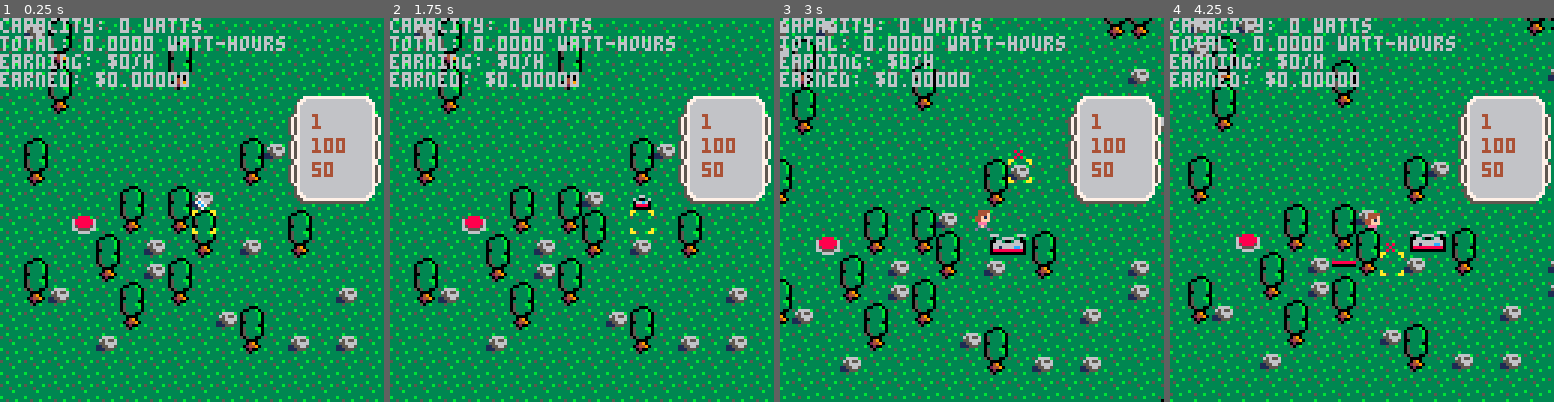
Above: before the commit, frames 1-4 (left to right).
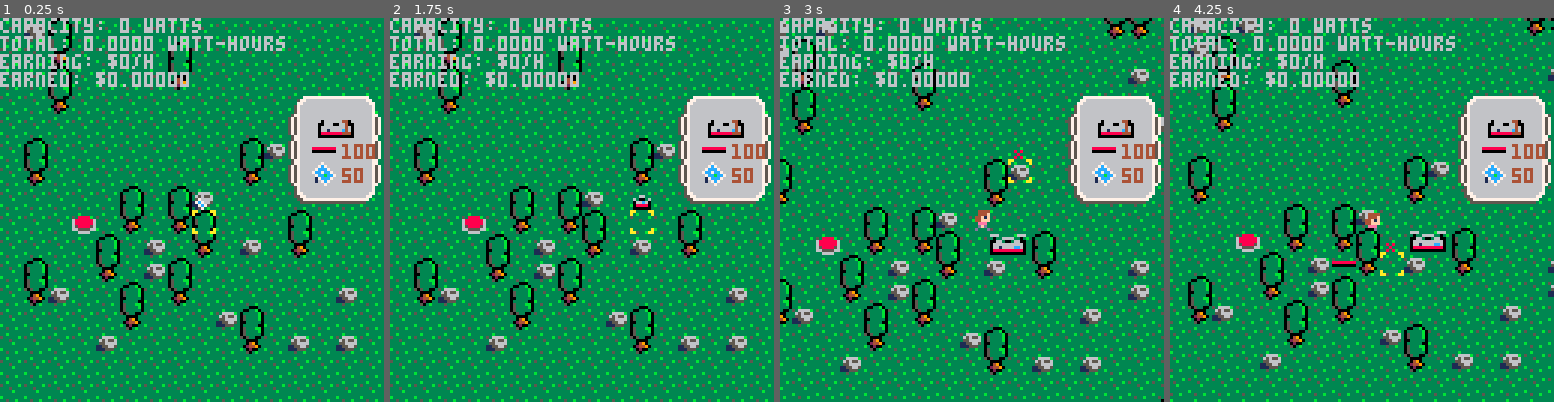
Above: after the commit, the same moments.

Repository: sargon2/pico8
Game: PICO-8 cartridge mine/solar_sally/solar_sally.p8
Same seed, same stepped clock (60 frames per second), same inputs: the game is played once before the commit and once after it.
Inputs (mouse positions are in pixels of both pictures, inside the frame that each line leads up to):
- Up to frame 1 (0.25 s): no input
- Up to frame 2 (1.75 s): tap X (X key) at 0.33, 1.07 s; click (670, 121) at 0.67 s; tap O (Z key) at 0.7, 1.7 s; click (436, 267) at 1.22 s; hold Right from 1.6 s (still down)
- Up to frame 3 (3 s): click (887, 114) at 1.77 s; tap X (X key) at 1.85, 2.97 s; release Right at 2.1 s; tap O (Z key) at 2.1, 2.5, 2.9 s; hold Up 2.15-2.42 s; click (952, 259) at 2.32 s; hold Right from 2.47 s (still down); click (1014, 106) at 2.87 s
- Up to frame 4 (4.25 s): release Right at 3.03 s; hold Left 3.08-3.58 s; tap O (Z key) at 3.3, 3.7, 4.1 s; click (1465, 256) at 3.42 s; hold Down 3.63-3.97 s; click (1231, 102) at 3.97 s; hold Right from 4.02 s (still down); tap X (X key) at 4.08 s

The runs differ from the first frame. In frame 1, 1.1% of the frame differs, in the area x 81-98%, y 25-44%; in frame 2, 1.1%; in frame 3, 1.1%; in frame 4, 1.1%.

Commit message:
Infra for drawing inventory

Diff:
--- a/mine/solar_sally/components/DrawFns.lua
+++ b/mine/solar_sally/components/DrawFns.lua
@@ -1,3 +1,5 @@
+-- TODO instead of having this, could we just use a universal function naming convention?
+
 DrawFns = {
     fns = {}, -- fns[ent_id] = fn
 }
@@ -6,8 +8,8 @@
     DrawFns.fns[ent_id] = fn
 end
 
-function DrawFns.drawTileAt(ent_id, x, y)
+function DrawFns.drawTileAt(ent_id, x, y, relative_to_screen)
     if(not DrawFns.fns[ent_id]) return
 
-    DrawFns.fns[ent_id](x, y, ent_id)
+    DrawFns.fns[ent_id](x, y, ent_id, relative_to_screen) -- TODO the args here are in a different order than the outer function
 end
--- a/mine/solar_sally/components/Sprites.lua
+++ b/mine/solar_sally/components/Sprites.lua
@@ -54,7 +54,15 @@
     return flr(num * 8) / 8
 end
 
-function Sprites.draw_relative_to_screen(s,x,y,width,height,flip_x)
+function Sprites.draw_relative_to_screen(s,x,y,width,height,flip_x) -- convenience
+    Sprites.draw_spr(s,x,y,width,height,flip_x,true)
+end
+
+function Sprites.draw_spr(s, x, y, width, height, flip_x, relative_to_screen)
+    if not relative_to_screen then
+        x, y = Sprites.convert_map_to_screen(x, y)
+    end
+
     -- Round location to the nearest pixel to prevent vibration when the player is moving
     x = round_to_nearest_pixel(x)
     y = round_to_nearest_pixel(y)
@@ -85,18 +93,24 @@
     end
 end
 
-function Sprites.draw_spr(s,x,y,width,height,flip_x)
+function Sprites.convert_map_to_screen(x, y)
     local char_x, char_y = SmoothLocations.get_location(Character.ent_id)
-    Sprites.draw_relative_to_screen(s,8+x-char_x,8+y-char_y,width,height,flip_x)
+    return 8+x-char_x, 8+y-char_y
 end
 
-function Sprites.set_pixel(x,y,xoffset,yoffset,c) -- TODO where should this live?
-    local char_x, char_y = SmoothLocations.get_location(Character.ent_id)
+function Sprites.set_pixel(x,y,xoffset,yoffset,c, relative_to_screen) -- TODO where should this live?
+    if not relative_to_screen then
+        x, y = Sprites.convert_map_to_screen(x, y)
+    end
     pset(
-        (8+x-char_x)*8+xoffset,
-        (8+y-char_y)*8+yoffset,
+        x*8+xoffset,
+        y*8+yoffset,
         c
     )
+end
+
+function Sprites.set_pixel_relative_to_screen(x,y,xoffset,yoffset,c) -- convenience -- TODO where should this live?
+    Sprites.set_pixel(x, y, xoffset, yoffset, c, true)
 end
 
 function Sprites.rect(x,y,xmin,ymin,xmax,ymax,c) -- TODO where should this live?
--- a/mine/solar_sally/entities/Panels.lua
+++ b/mine/solar_sally/entities/Panels.lua
@@ -17,7 +17,7 @@
             pluggable = true,
         }
     )
-    DrawFns.add(Panels.ent_id, Panels.draw_panel)
+    DrawFns.add(Panels.ent_id, Panels._draw)
 end
 
 function Panels._panel_at(x, y)
@@ -37,9 +37,9 @@
     return Panels.powered_panels:is_set(x, y)
 end
 
-function Panels.draw_panel(x, y)
-    Sprites.draw_spr(Sprite_ids["solar_panel"], x, y)
-    if Panels.powered_panels:is_set(x, y) then
-        Sprites.set_pixel(x,y,4,4,11)
+function Panels._draw(x, y, is_powered, relative_to_screen)
+    Sprites.draw_spr(Sprite_ids["solar_panel"], x, y, 1, 1, false, relative_to_screen)
+    if relative_to_screen or Panels.powered_panels:is_set(x, y) then
+        Sprites.set_pixel(x,y,4,4,11, relative_to_screen)
     end
 end
--- a/mine/solar_sally/entities/Transformers.lua
+++ b/mine/solar_sally/entities/Transformers.lua
@@ -89,12 +89,14 @@
     return false
 end
 
-function Transformers.draw_transformer(x, y)
-    Sprites.draw_spr(Sprite_ids["transformer_left"], x, y, 2, 1)
-    if Transformers.is_overloaded(x, y) then
-        Sprites.set_pixel(x,y,5,5,8)
-    elseif Transformers.is_powered(x, y) then
-        Sprites.set_pixel(x,y,5,5,11)
-        -- Sprites.rect(x,y,5,4,4,5,11)
+function Transformers.draw_transformer(x, y, ent_id, relative_to_screen)
+    Sprites.draw_spr(Sprite_ids["transformer_left"], x, y, 2, 1, false, relative_to_screen)
+    if not relative_to_screen then
+        if Transformers.is_overloaded(x, y) then
+            Sprites.set_pixel(x,y,5,5,8)
+        elseif Transformers.is_powered(x, y) then
+            Sprites.set_pixel(x,y,5,5,11)
+            -- Sprites.rect(x,y,5,4,4,5,11)
+        end
     end
 end
--- a/mine/solar_sally/entities/Wire.lua
+++ b/mine/solar_sally/entities/Wire.lua
@@ -19,7 +19,13 @@
     return Attributes.get_attr_by_location(x, y, "pluggable")
 end
 
-function Wire.draw_wire_tile(x, y)
+function Wire.draw_wire_tile(x, y, ent_id, relative_to_screen)
+    if relative_to_screen then
+        -- For icons and such, we just draw it horizontal.
+        Sprites.draw_spr(Sprite_ids["wire_left"], x, y, 1, 1, false, true)
+        Sprites.draw_spr(Sprite_ids["wire_right"], x, y, 1, 1, false, true)
+        return
+    end
     local left = Wire.is_pluggable(x-1,y)
     local right = Wire.is_pluggable(x+1,y)
     local up = Wire.is_pluggable(x,y-1)
--- a/mine/solar_sally/systems/Inventory.lua
+++ b/mine/solar_sally/systems/Inventory.lua
@@ -31,30 +31,35 @@
     return nil
 end
 
+
 function draw_window(x, y, width, height) -- TODO where should this live?
-    Sprites.draw_relative_to_screen(Sprite_ids["window_ul"], x, y)
+    local function _draw_spr(sprite_name, x, y)
+        Sprites.draw_relative_to_screen(Sprite_ids[sprite_name], x, y)
+    end
+
+    _draw_spr("window_ul", x, y)
     for i = x+1,x+width-2 do
-        Sprites.draw_relative_to_screen(Sprite_ids["window_u"], i, y)
+        _draw_spr("window_u", i, y)
     end
-    Sprites.draw_relative_to_screen(Sprite_ids["window_ur"], x+width-1, y)
+    _draw_spr("window_ur", x+width-1, y)
 
     for j = y+1,y+height-2 do
-        Sprites.draw_relative_to_screen(Sprite_ids["window_l"], x, j)
+        _draw_spr("window_l", x, j)
         for i = x+1,x+width-2 do
-            Sprites.draw_relative_to_screen(Sprite_ids["window_m"], i, j)
+            _draw_spr("window_m", i, j)
         end
-        Sprites.draw_relative_to_screen(Sprite_ids["window_r"], x+width-1, j)
+        _draw_spr("window_r", x+width-1, j)
     end
 
-    Sprites.draw_relative_to_screen(Sprite_ids["window_bl"], x, y+height-1)
+    _draw_spr("window_bl", x, y+height-1)
     for i = x+1,x+width-2 do
-        Sprites.draw_relative_to_screen(Sprite_ids["window_b"], i, y+height-1)
+        _draw_spr("window_b", i, y+height-1)
     end
-    Sprites.draw_relative_to_screen(Sprite_ids["window_br"], x+width-1, y+height-1)
+    _draw_spr("window_br", x+width-1, y+height-1)
 end
 
-function print_text(text, x, y) -- TODO where should this live?
-    print(text, x*8, y*8)
+function print_text(text, x, y, xoffset, yoffset) -- TODO where should this live?
+    print(text, x*8+xoffset, y*8+yoffset)
 end
 
 function Inventory.draw()
@@ -62,10 +67,17 @@
     -- TODO ui paper prototyping to tell where this window should go
     draw_window(12, 3, 4, num_items + 2)
     local row = 0
-    -- TODO draw the sprite for each ent_id
     for ent_id, count in pairs(Inventory.items) do
+        DrawFns.drawTileAt(ent_id, 13, 4+row, true)
         color(4)
-        print_text(count, 13, 4+row)
+        print_text(count, 14, 4+row, 2, 2)
         row += 1
     end
+    -- What order should we display them in?
+    -- - A hardcoded order
+    -- - Alphabetical
+    -- - Should this code even be generic enough to handle any inventory items? Or should it just be fully hardcoded?
+    -- - Why not have a hardcoded list, then "other" which is alphabetical?
+    -- - If the player doesn't have a certain item, should it display it with a 0? Or just leave it off the list?
+
 end
